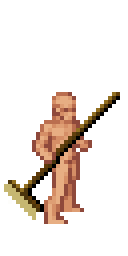
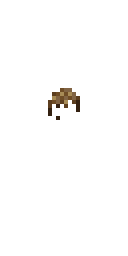
Revision of a layered 128 x 256 image; what changed, layer by layer:
added group "hair medium" with 6 layers above "hair fro" over (48, 88, 80, 120)
added layer "hair_browm_medium" in group "hair medium" over (48, 88, 80, 120)
added layer "hair_red_medium" in group "hair medium" over (48, 88, 80, 120)
added group "hair fro" with 5 layers above "black palette" over (48, 88, 80, 120)
showed group "hair_short" (7 layers) over (48, 88, 108, 120)
hid "broom" over (4, 92, 120, 220)
hid "skin_light" over (32, 92, 92, 224)
